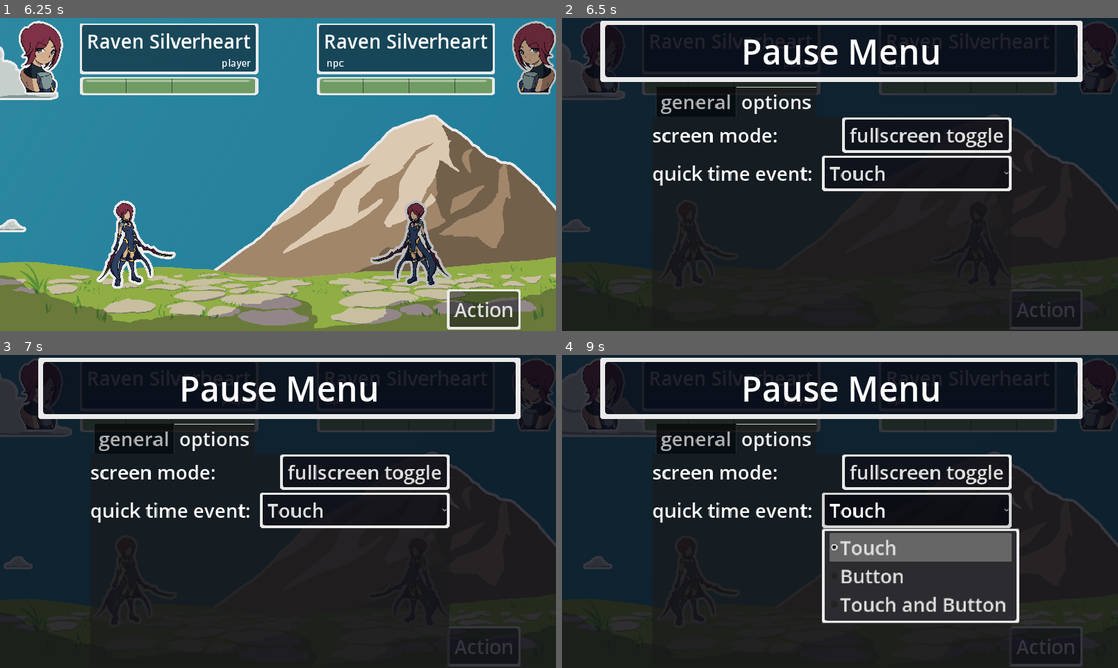
Above: before the commit, frames 1-4 (two rows, left to right).
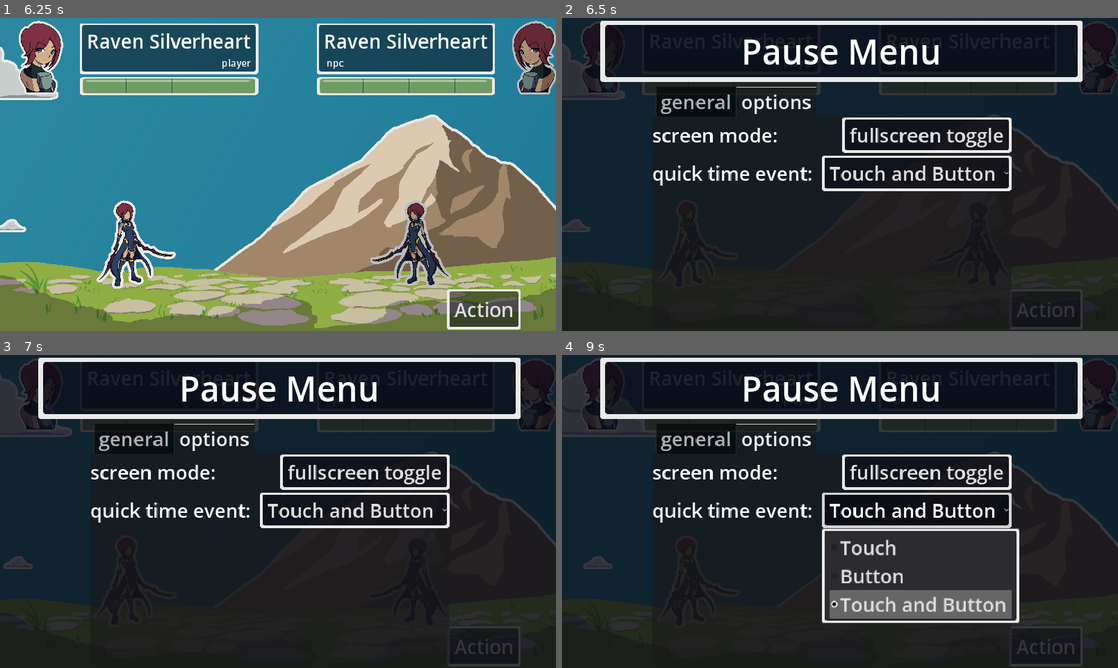
Above: after the commit, the same moments.

Repository: MajorZiploc/sticker_book_moments
Game: Godot game, scene res://scenes/title_scene.tscn
The game is run twice, just before and just after one commit, with the same random seed, the same clock (stepped at 60 frames per second) and the same inputs.
Inputs (mouse positions are in pixels of both pictures, inside the frame that each line leads up to):
- Up to frame 1 (6.25 s): click "Play" at 0.5 s; click "Raven Silverheart" at 1.25 s; click "Raven Silverheart" at 2 s; tap Enter at 2.75, 3.6, 5.85 s; move the mouse to (400, 158) at 2.77 s; hold D (right) 2.78-3.53 s; click (400, 158) at 2.85 s; move the mouse to (166, 190) at 3.52 s; hold S (down) 3.53-4.28 s; move the mouse to (333, 105) at 4.27 s; hold D (right) 4.28-5.03 s; tap F at 4.35 s; move the mouse to (250, 237) at 5.02 s; hold W (up) 5.03-5.78 s; click (250, 237) at 5.1 s; move the mouse to (444, 221) at 5.77 s; hold A (left) from 5.78 s (still down)
- Up to frame 2 (6.5 s): keep holding A (left); tap Escape (pause) at 6.4 s
- Up to frame 3 (7 s): keep holding A (left); move the mouse to (111, 464) at 6.52 s; tap F at 6.6 s
- Up to frame 4 (9 s): move the mouse to (867, 511) at 7.27 s; release A (left) at 7.28 s; hold S (down) 7.28-8 s; click (867, 511) at 7.35 s; click "Action" at 8 s; move the mouse to (756, 433) at 8.77 s; hold D (right) from 8.78 s (still down); tap Enter at 8.85 s

Frame 1 is identical in both runs. In frame 2, 0.3% of the frame differs, in the area x 59-78%, y 47-52%; in frame 3, 0.3%; in frame 4, 5.8%, in the area x 48-81%, y 47-85%.

Commit message:
wire pause component for fn

Diff:
--- /dev/null
+++ b/scenes/pause_menu_component.gd
@@ -0,0 +1,28 @@
+extends Control
+class_name PauseMenuComponent
+
+@onready var qte_type_option_btn: OptionButton = $tabs/options/vbox/qte_type/selector;
+
+func _ready():
+  var qte_type_option_popup = qte_type_option_btn.get_popup();
+  qte_type_option_popup.connect("id_pressed", on_qte_type_option_popup_pressed);
+  qte_type_option_btn.selected = AppState.data.get("options", {}).get("qte_mode", -1);
+
+func _on_back_button_up():
+  get_parent().remove_child(self);
+
+func _on_fullscreen_toggle_button_up():
+  var window_mode = (
+    DisplayServer.WINDOW_MODE_FULLSCREEN if DisplayServer.window_get_mode() == DisplayServer.WINDOW_MODE_WINDOWED
+    else DisplayServer.WINDOW_MODE_WINDOWED
+  );
+  OptionsHelper.set_window_mode(window_mode);
+  AppState.insert_data("options", { "window_mode": window_mode });
+  AppState.save_session();
+
+func on_qte_type_option_popup_pressed(qte_mode):
+  AppState.insert_data("options", { "qte_mode": qte_mode });
+  AppState.save_session();
+
+func _on_quit_button_up():
+  get_tree().quit();
--- a/scenes/pause_menu_component.tscn
+++ b/scenes/pause_menu_component.tscn
@@ -1,4 +1,6 @@
-[gd_scene load_steps=2 format=3 uid="uid://cmk2mjnrpn73e"]
+[gd_scene load_steps=3 format=3 uid="uid://cmk2mjnrpn73e"]
+
+[ext_resource type="Script" path="res://scenes/pause_menu_component.gd" id="1_tgs80"]
 
 [sub_resource type="StyleBoxFlat" id="StyleBoxFlat_d4btj"]
 bg_color = Color(0.0352941, 0.0392157, 0.0784314, 1)
@@ -10,6 +12,7 @@
 anchor_bottom = 1.0
 grow_horizontal = 2
 grow_vertical = 2
+script = ExtResource("1_tgs80")
 
 [node name="background_panel" type="PanelContainer" parent="."]
 modulate = Color(1, 1, 1, 0.8)
@@ -65,6 +68,7 @@
 all_tabs_in_front = true
 
 [node name="general" type="BoxContainer" parent="tabs"]
+visible = false
 layout_mode = 2
 
 [node name="vbox" type="VBoxContainer" parent="tabs/general"]
@@ -90,7 +94,6 @@
 text = "quit"
 
 [node name="options" type="BoxContainer" parent="tabs"]
-visible = false
 layout_mode = 2
 
 [node name="vbox" type="VBoxContainer" parent="tabs/options"]
@@ -138,3 +141,7 @@
 popup/item_1/id = 1
 popup/item_2/text = "Touch and Button"
 popup/item_2/id = 2
+
+[connection signal="button_up" from="tabs/general/vbox/back" to="." method="_on_back_button_up"]
+[connection signal="button_up" from="tabs/general/vbox/quit" to="." method="_on_quit_button_up"]
+[connection signal="button_up" from="tabs/options/vbox/fullscreen_toggle/box/toggle" to="." method="_on_fullscreen_toggle_button_up"]
